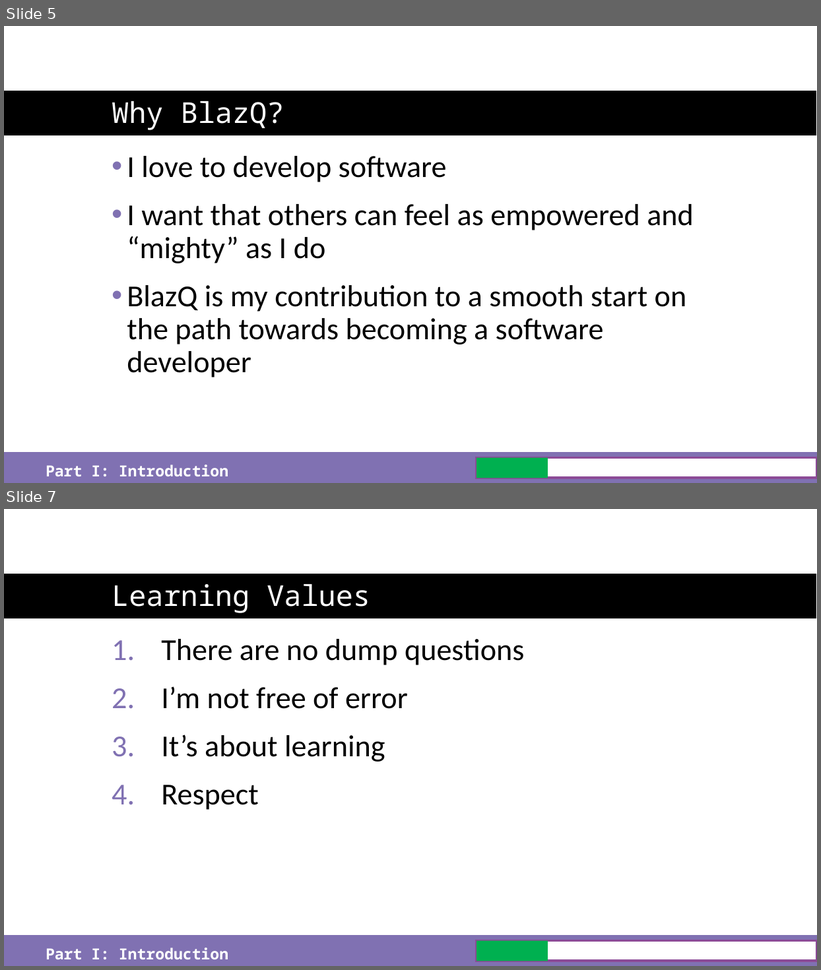
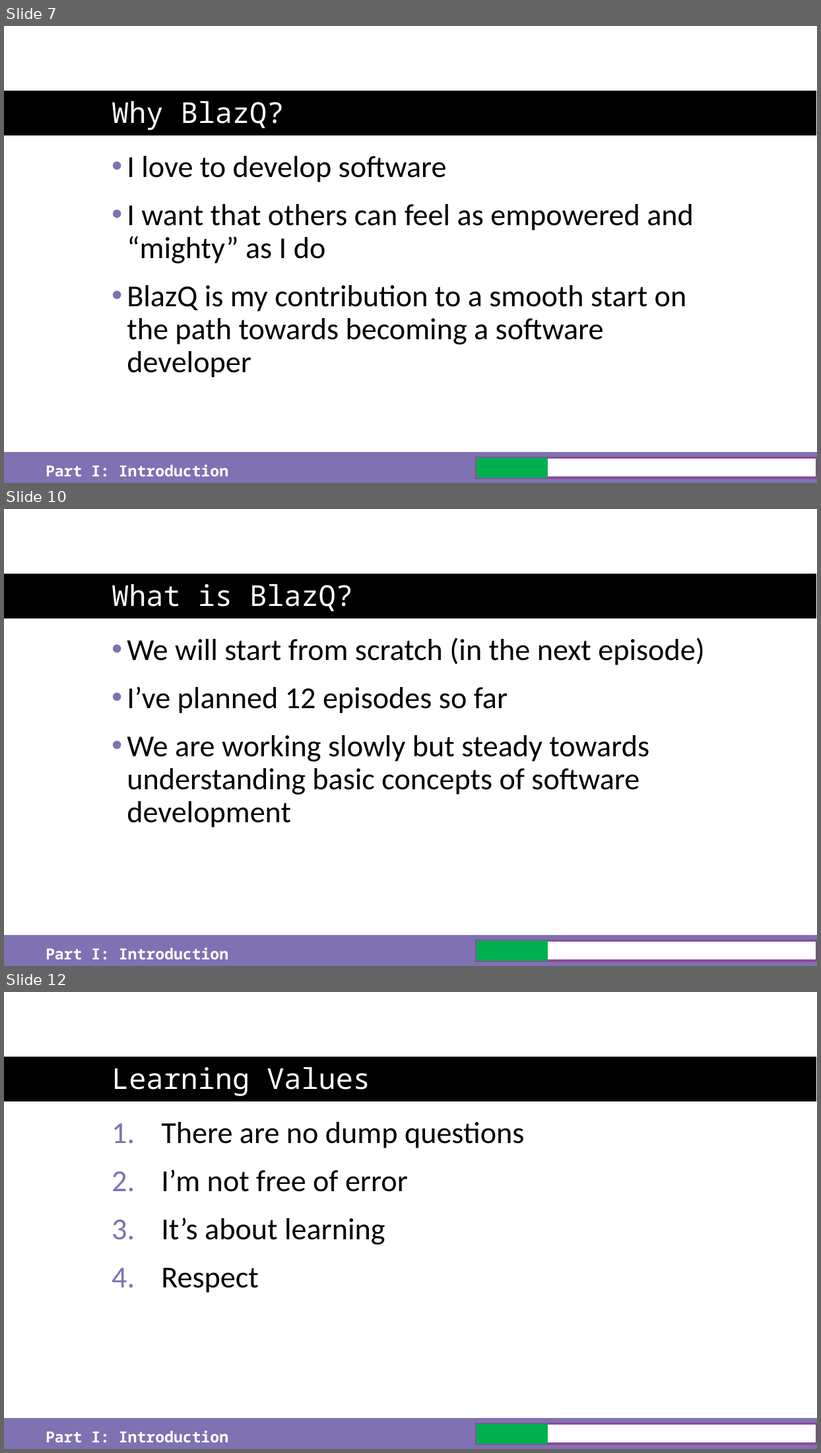
Before and after one commit to just-the-benno/BlazQ, a slide deck: episode1/media/slides-episode-1.pptx. Shown one above the other, each under a label of ours: slides 5 and 7 before the commit, slides 7, 10 and 12 after it; the slides between them are not shown. The pictures are 821x970 and 821x1453 pixels, drawn with LibreOffice and Linux fonts; fonts in the diff are those of the drawing; background and template pictures are left out. Boxes give left, top, right and bottom in pixels: in the first picture for what was removed or moved away, otherwise in the second. Text is boxed around its words. In the diff, an @@ line names an element or a change of style, - is before the commit and + after.

Commit message:
changes to first episode after feedback

```diff
--- a/episode1/media/slides-episode-1.pptx
+++ b/episode1/media/slides-episode-1.pptx
@@ slide 10 added at (4,509,817,966), background #FFFFFF; not listed: 2 template elements that a slide beside it also shows @@
@@ title added at (112,584,353,611), 34 pt, text #FFFFFF @@
+What is BlazQ?
@@ text added at (127,638,704,828), 36 pt, text #000000 @@
+• We will start from scratch (in the next episode)
+• I’ve planned 12 episodes so far
+• We are working slowly but steady towards understanding basic concepts of software development
@@ rectangle added at (477,941,817,961), fill #FFFFFF, outline #8C4B97 3 pt @@
@@ rectangle added at (477,941,548,961), fill #00B050 @@
@@ text added at (46,948,228,960), 18 pt, text #FFFFFF, bold @@
+Part I: Introduction
@@ what was slide 5 is now slide 7 @@
@@ what was slide 7 is now slide 12 @@
```
Also in this commit, not shown: 5 slides changed, 4 other slides added, 1 slide removed, 3 other files.
